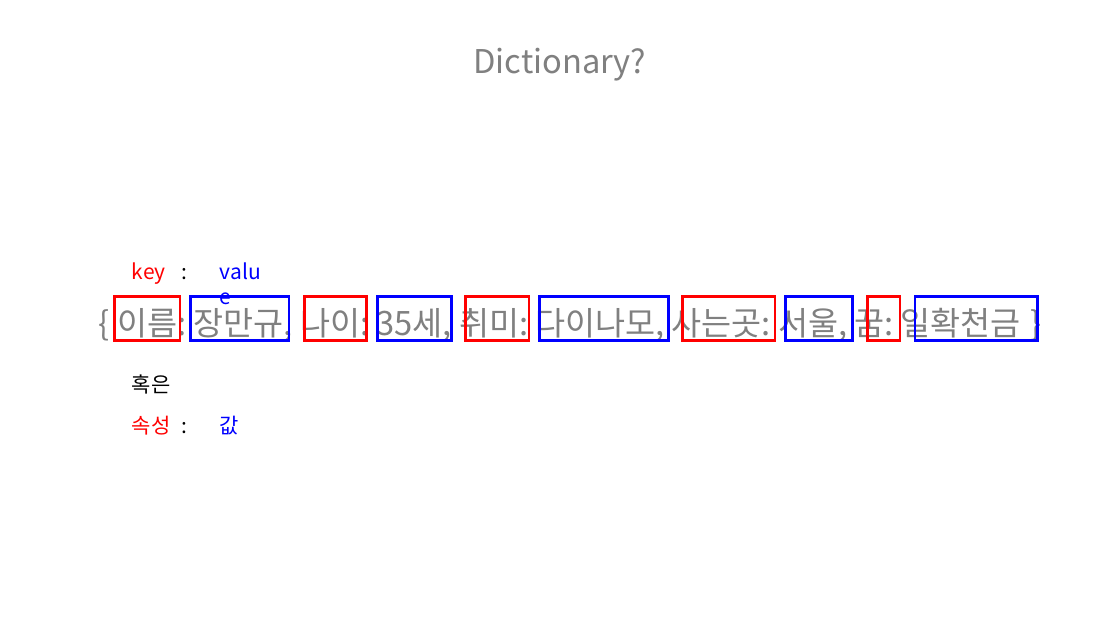
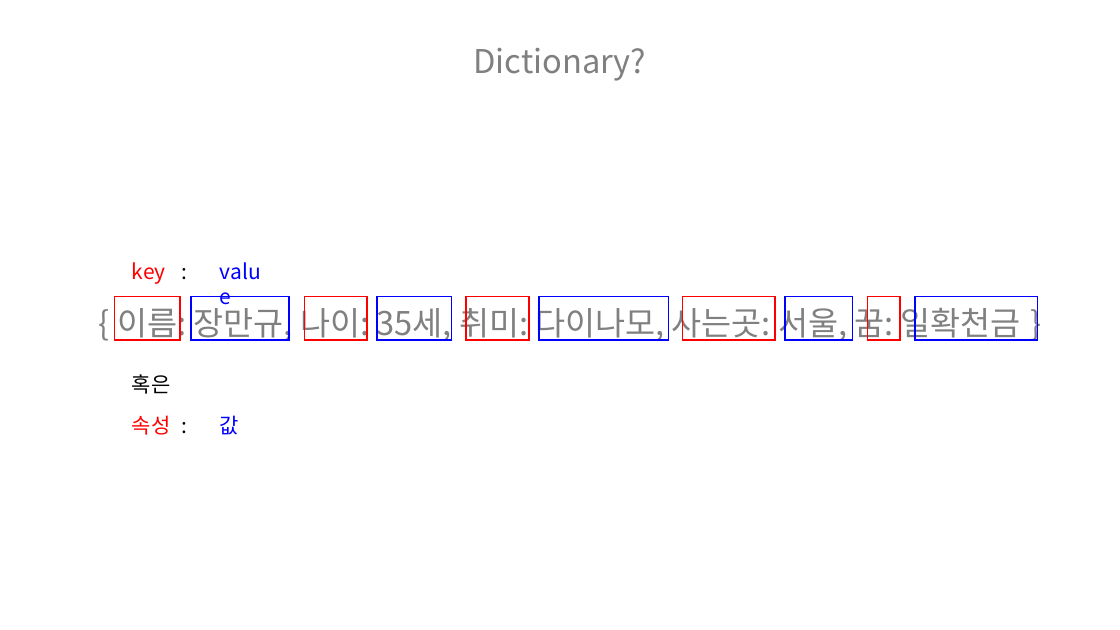
Before and after one commit to hnanmal/mQ, a slide deck: slide 9 of DynamoUserGroup/20221118_부산 세미나 준비/documentum/DynDict활용_발표자료.pptx. Drawn at 1120x630 pixels with LibreOffice and Linux fonts; fonts in the diff are those of the drawing. Boxes give left, top, right and bottom in pixels: in the first picture for what was removed or moved away, otherwise in the second. Text is boxed around its words. In the diff, an @@ line names an element or a change of style, - is before the commit and + after.

```diff
--- a/DynamoUserGroup/20221118_부산 세미나 준비/documentum/DynDict활용_발표자료.pptx
+++ b/DynamoUserGroup/20221118_부산 세미나 준비/documentum/DynDict활용_발표자료.pptx
@@ rectangle at [304, 297, 366, 340]: outline #FF0000 2.25 pt to #FF0000 1.5 pt @@
@@ rectangle at [682, 297, 775, 340]: outline #FF0000 2.25 pt to #FF0000 1.5 pt @@
@@ outline #0000FF 2.25 pt to #0000FF 1.5 pt in 4 elements at [191, 297, 289, 340], [539, 297, 669, 340], [786, 297, 853, 340], [915, 297, 1038, 340] @@
```
Also in this commit, not shown: 1 other slide changed, 3 other files.
